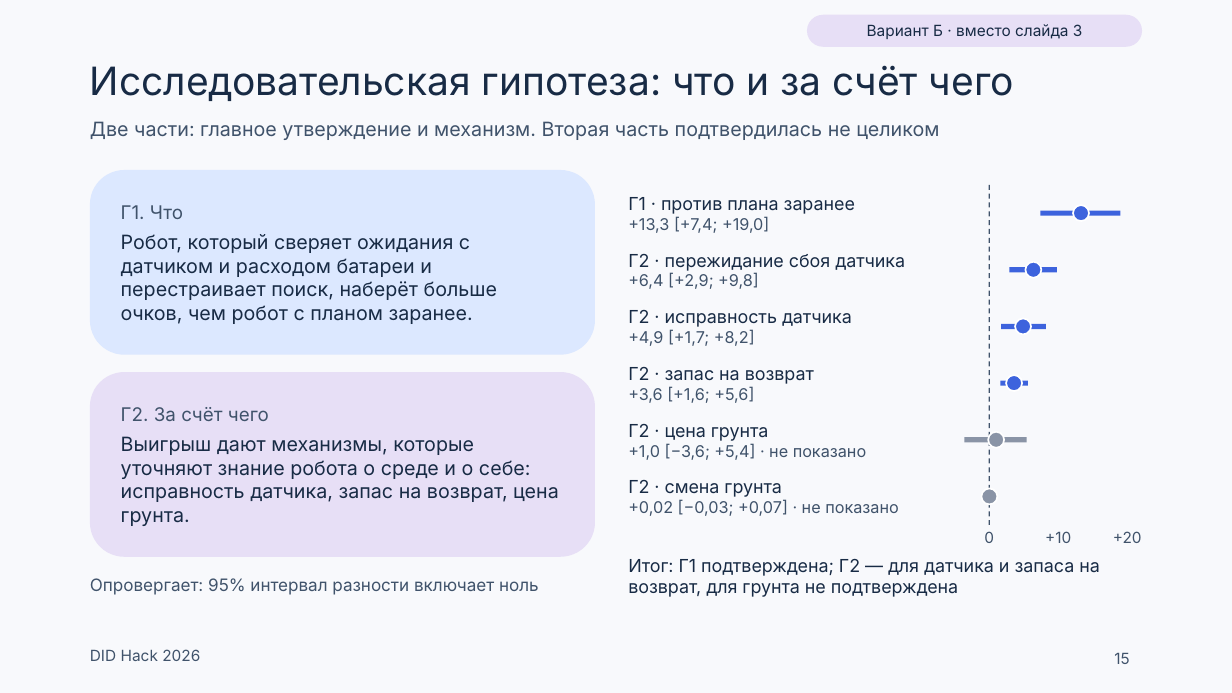
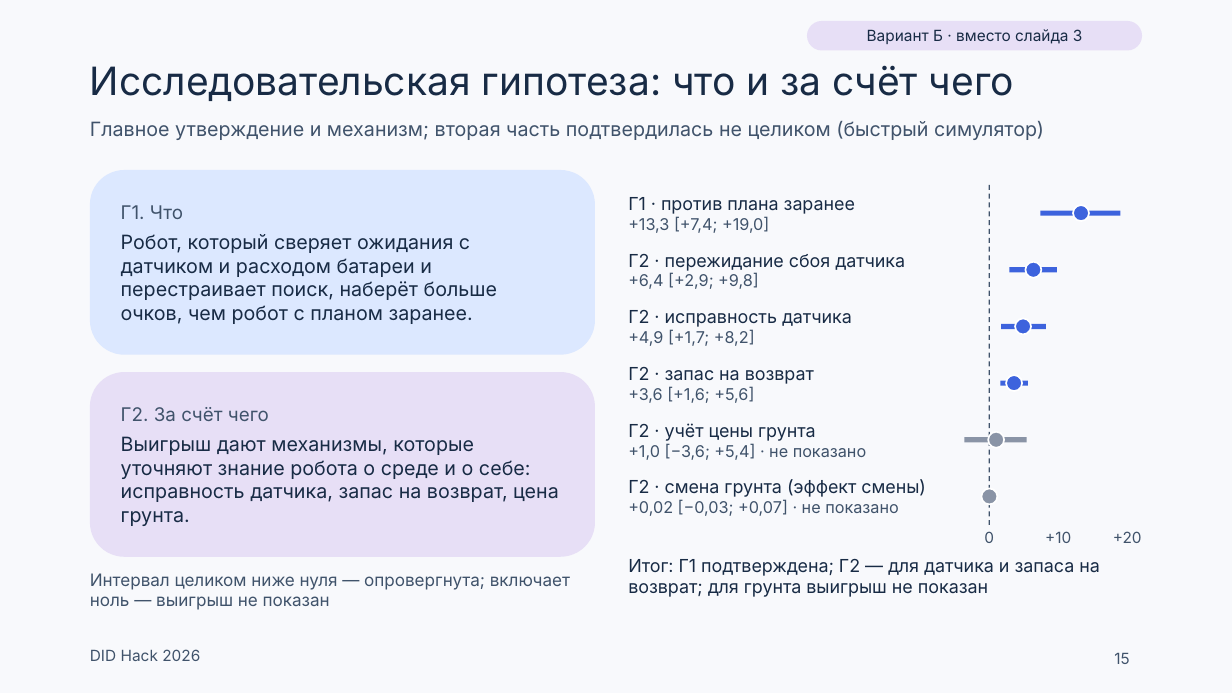
Before and after one commit to Mput13/did-hack, a slide deck: slide 15 of presentation/team/DID_v2.pptx. Drawn at 1232x693 pixels with LibreOffice and Linux fonts; fonts in the diff are those of the drawing. Boxes give left, top, right and bottom in pixels: in the first picture for what was removed or moved away, otherwise in the second. Text is boxed around its words. In the diff, an @@ line names an element or a change of style, - is before the commit and + after.

```diff
--- a/presentation/team/DID_v2.pptx
+++ b/presentation/team/DID_v2.pptx
@@ rounded rectangle "Вариант Б · вместо слайда ...": place and size @@
-rounded rectangle "Вариант Б · вместо слайда ..." at box(807, 15, 1142, 47)
+rounded rectangle "Вариант Б · вместо слайда ..." at box(807, 21, 1142, 51)
@@ rounded rectangle "Вариант Б · вместо слайда ..." at box(807, 21, 1142, 51): proportions changed @@
@@ text at box(90, 121, 1044, 140): text changed @@
-Две части: главное утверждение и механизм. Вторая часть подтвердилась не целиком
+Главное утверждение и механизм; вторая часть подтвердилась не целиком (быстрый симулятор)
@@ text at box(628, 423, 816, 441): text changed @@
-Г2 · цена грунта
+Г2 · учёт цены грунта
@@ text at box(628, 479, 925, 497): text changed @@
-Г2 · смена грунта
+Г2 · смена грунта (эффект смены)
@@ text at box(628, 559, 1100, 597): text changed @@
-Итог: Г1 подтверждена; Г2 — для датчика и запаса на возврат, для грунта не подтверждена
+Итог: Г1 подтверждена; Г2 — для датчика и запаса на возврат; для грунта выигрыш не показан
@@ text at box(90, 573, 570, 610): text changed @@
-Опровергает: 95% интервал разности включает ноль
+Интервал целиком ниже нуля — опровергнута; включает ноль — выигрыш не показан
```
Also in this commit, not shown: 14 other slides changed, 19 other files.
